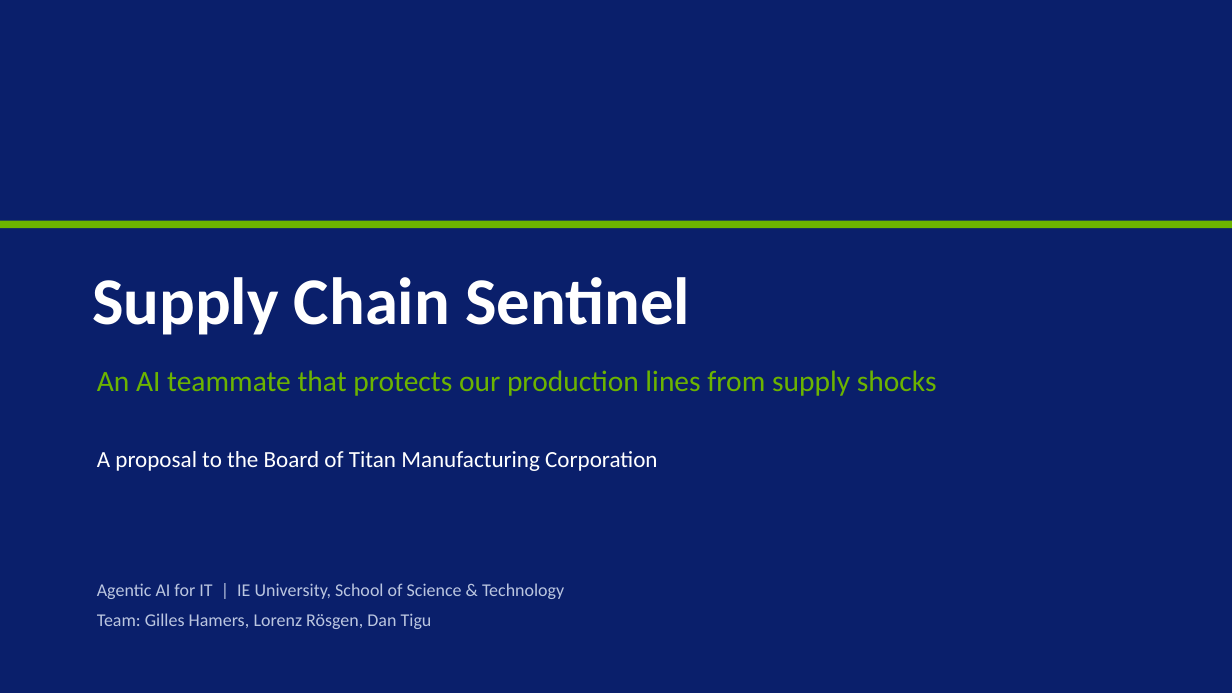
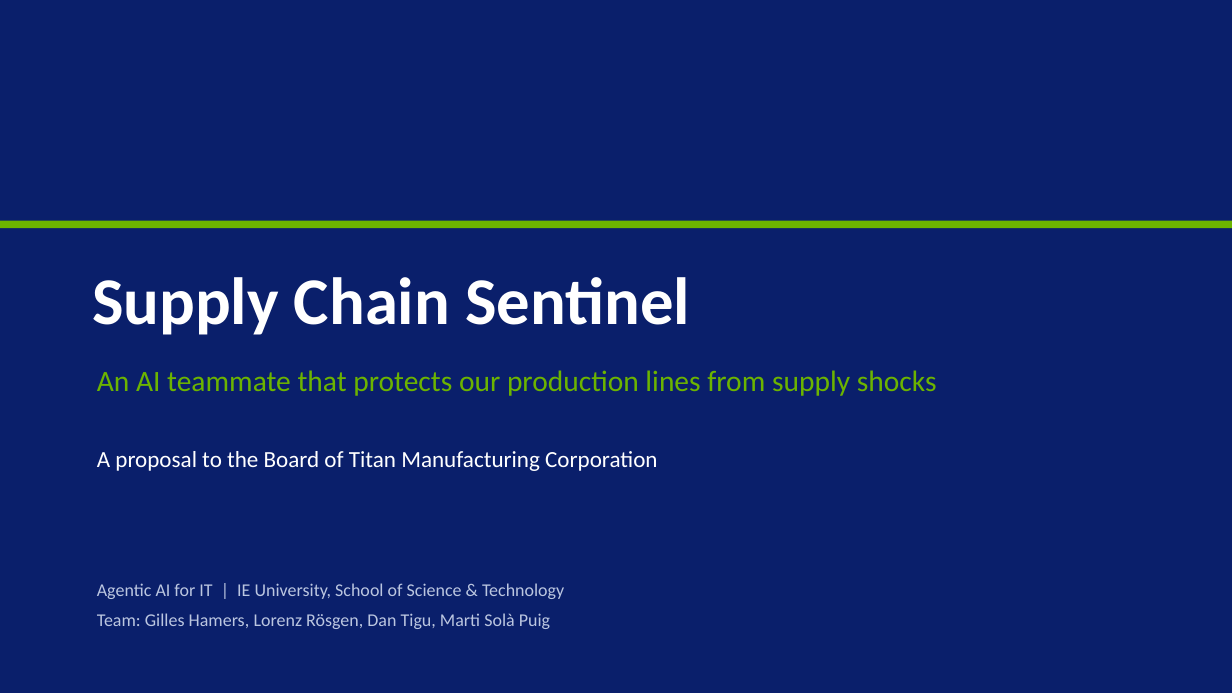
Before and after one commit to GillesHam/Agentic-AI-Project, a slide deck: slide 1 of presentation/Supply_Chain_Sentinel.pptx. Drawn at 1232x693 pixels with LibreOffice and Linux fonts; fonts in the diff are those of the drawing. Boxes give left, top, right and bottom in pixels: in the first picture for what was removed or moved away, otherwise in the second. Text is boxed around its words. In the diff, an @@ line names an element or a change of style, - is before the commit and + after.

Commit message:
Made changes to presentation

```diff
--- a/presentation/Supply_Chain_Sentinel.pptx
+++ b/presentation/Supply_Chain_Sentinel.pptx
@@ text at [97,613,550,629]: text changed @@
-Team: Gilles Hamers, Lorenz Rösgen, Dan Tigu
+Team: Gilles Hamers, Lorenz Rösgen, Dan Tigu, Marti Solà Puig
```
